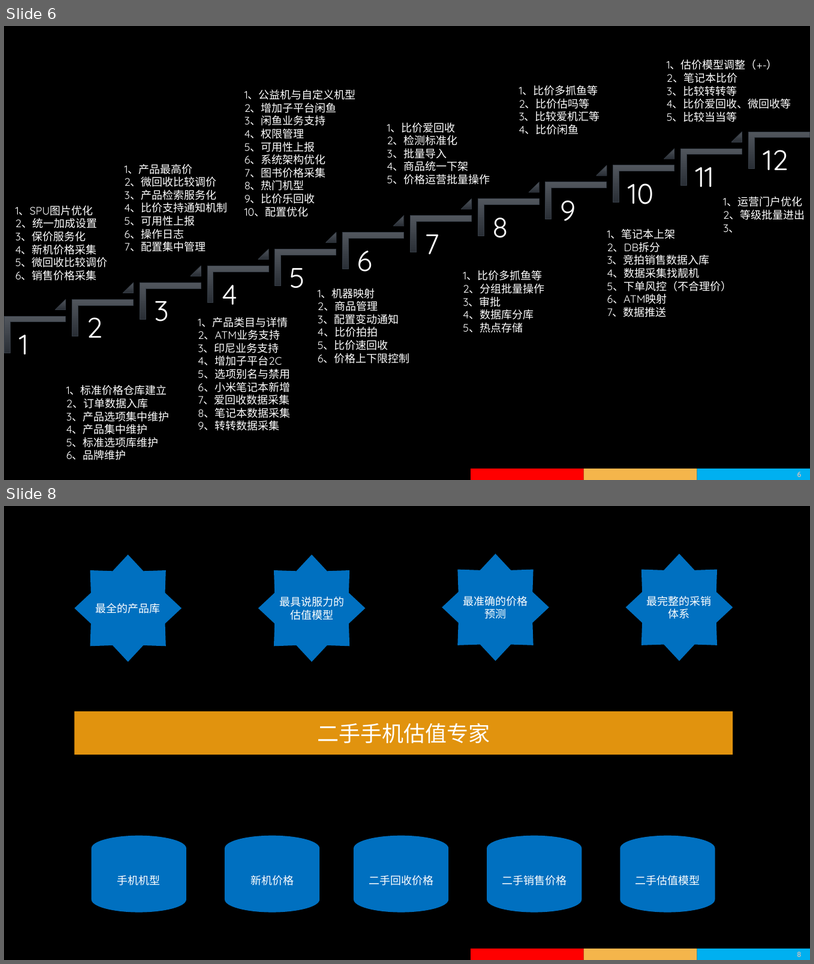
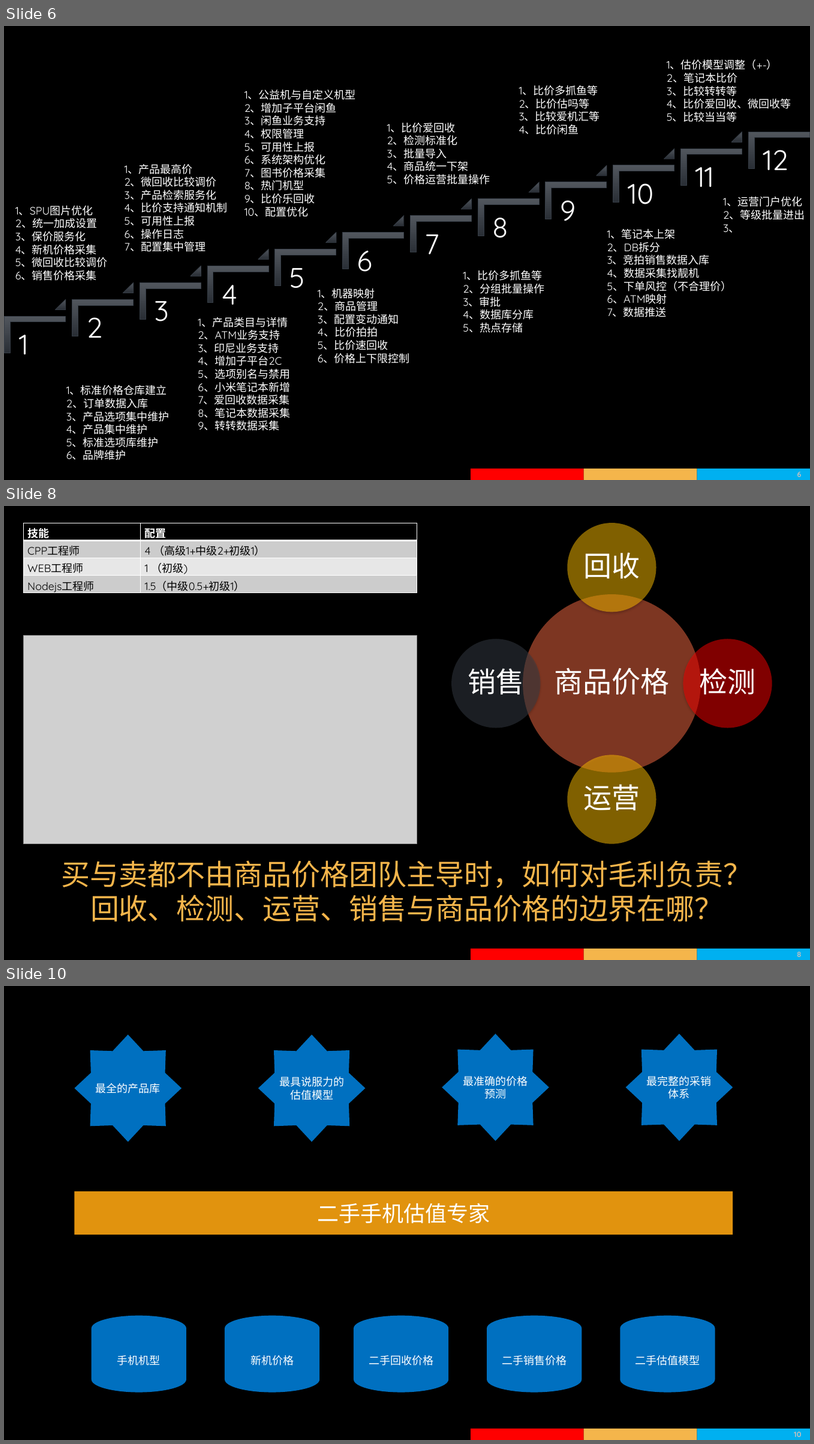
Before and after one commit to wapuboy/ha_how_to, a slide deck: 2019年度价格与BI体系的规划.pptx. Shown one above the other, each under a label of ours: slides 6 and 8 before the commit, slides 6, 8 and 10 after it; the slides between them are not shown. The pictures are 814x964 and 814x1444 pixels, drawn with LibreOffice and Linux fonts; fonts in the diff are those of the drawing; grey boxes stand for pictures; background and template pictures are left out. Boxes give left, top, right and bottom in pixels: in the first picture for what was removed or moved away, otherwise in the second. Text is boxed around its words. In the diff, an @@ line names an element or a change of style, - is before the commit and + after.

```diff
--- a/2019年度价格与BI体系的规划.pptx
+++ b/2019年度价格与BI体系的规划.pptx
@@ slide 8 added at box(4, 506, 810, 960), background picture (left out); not listed: 4 template elements that a slide beside it also shows @@
@@ table added at box(23, 523, 416, 613), 4 rows, 2 columns @@
+技能 | 配置
+CPP工程师 | 4 （高级1+中级2+初级1）
+WEB工程师 | 1 （初级)
+Nodejs工程师 | 1.5（中级0.5+初级1）
@@ picture added at box(23, 635, 416, 843) @@
@@ group added at box(452, 523, 773, 844): 5 ellipses, 5 texts @@
+商品价格
+回收
+检测
+运营
+销售
@@ text added at box(62, 860, 753, 921), 48 pt, text #F4B54B @@
+买与卖都不由商品价格团队主导时，如何对毛利负责？
+回收、检测、运营、销售与商品价格的边界在哪？
@@ what was slide 8 is now slide 10 @@
@@ page number at box(794, 1431, 801, 1437): text changed @@
-8
+10
```
Also in this commit, not shown: 1 slide changed, 8 other slides added, 2 slides removed.
